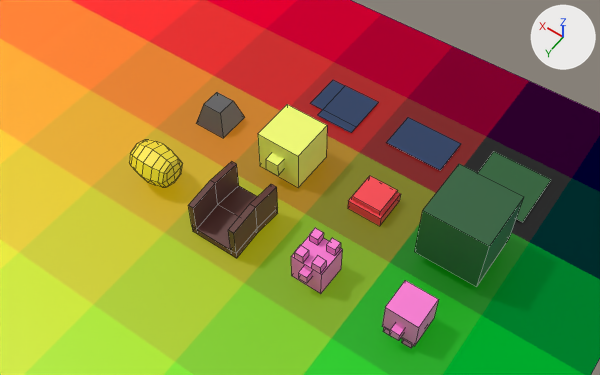
Renders of the Blender file scenes/toxic-assets.blend from each side of a commit.
Camera for both pictures: a camera (50 mm lens) standing at (-4.04, 16.72, 20.36) and looking at (4.57, 4.68, 1.43). Every picture has the same lights, and +X, +Y and +Z are marked at upper right. Mesh edges are drawn as thin lines.

Before the edit, the objects in view are built like this:
```python
me_cube_001 = bpy.data.meshes.new('Cube.001')
me_cube_001.from_pydata(...)  # 8 vertices, 6 faces; spans x -0.571..0.571, y -0.571..0.571, z -0.977..-0.134
me_cube_001.materials.append(mat_vertex_color)
me_cube_006 = bpy.data.meshes.new('Cube.006')
me_cube_006.from_pydata(...)  # 4 vertices, 1 face; spans x -1.0..1.0, y -1.0..1.0, z 0.06
me_cube_006.materials.append(mat_vertex_color)
me_cube_007 = bpy.data.meshes.new('Cube.007')
me_cube_007.from_pydata(...)  # 4 vertices, 1 face; spans x -1.0..1.0, y -0.68..0.68, z 0.06
me_cube_007.materials.append(mat_vertex_color)
me_cube_009 = bpy.data.meshes.new('Cube.009')
me_cube_009.from_pydata(...)  # a box spanning x -0.481..0.542, y -0.497..0.526, z -0.968..0.055; a box spanning x 0.165..0.454, y 0.219..0.508, z 0.027..0.316; a box spanning x 0.165..0.454, y -0.492..-0.203, z 0.034..0.323; a box spanning x -0.421..-0.132, y 0.226..0.515, z 0.027..0.316; a box spanning x -0.421..-0.132, y -0.485..-0.196, z 0.034..0.323; a box spanning x -0.135..0.154, y 0.456..0.745, z -0.443..-0.154
me_cube_009.materials.append(mat_vertex_color)
ob_animal_dead = bpy.data.objects.new('Animal_Dead', me_cube_009)
ob_animal_dead.location = (3.0, 6.0, 0.98)
ob_grass = bpy.data.objects.new('Grass', me_cube_006)
ob_grass.location = (0.0, 0.0, 0.0)
ob_river_straight = bpy.data.objects.new('River_Straight', me_cube_007)
ob_river_straight.location = (3.0, 0.0, 0.0)
ob_rock = bpy.data.objects.new('Rock', me_cube_001)
ob_rock.location = (9.0, 3.0, 0.98)
# also in view: 'Plane' at (10.94, 10.99, 0.0); 'Animal' at (0.0, 6.12, 0.64); 'Barrel' at (9.0, 6.05, 0.78); 'Tree' at (0.0, 3.01, 1.19); 'Player' at (6.0, 3.21, 0.78)
```
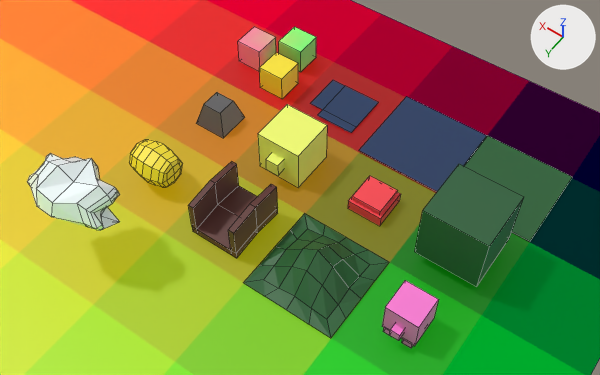
The change in detail:
me_cube_006 has 4 vertices, 1 face and spans x -1.0..1.0, y -1.0..1.0, z 0.06.
me_cube_006 is used by ob_grass; location (0.0, 0.0, 0.0).
Part 1, on me_cube_006:
Vertex 0 of me_cube_006 moves from (1.0, 1.0, 0.06) to (1.5, 1.5, 0.06).
Vertex 1 of me_cube_006 moves from (1.0, -1.0, 0.06) at pixel (493, 151) to (1.5, -1.5, 0.06) at pixel (487, 135).
Vertex 2 of me_cube_006 moves from (-1.0, 1.0, 0.06) at pixel (522, 222) to (-1.5, 1.5, 0.06) at pixel (530, 241).
Vertex 3 of me_cube_006 moves from (-1.0, -1.0, 0.06) at pixel (551, 179) to (-1.5, -1.5, 0.06) at pixel (572, 176).
me_cube_007 has 4 vertices, 1 face and spans x -1.0..1.0, y -0.68..0.68, z 0.06.
me_cube_007 is used by ob_river_straight; location (3.0, 0.0, 0.0).
Part 2, on me_cube_007:
Vertex 0 of me_cube_007 moves from (1.0, 0.68, 0.06) at pixel (386, 142) to (1.53, 1.48, 0.06) at pixel (358, 150).
Vertex 1 of me_cube_007 moves from (1.0, -0.68, 0.06) at pixel (408, 117) to (1.53, -1.48, 0.06) at pixel (406, 96).
Vertex 2 of me_cube_007 moves from (-1.0, 0.68, 0.06) at pixel (440, 170) to (-1.53, 1.48, 0.06).
Vertex 3 of me_cube_007 moves from (-1.0, -0.68, 0.06) at pixel (461, 143) to (-1.53, -1.48, 0.06) at pixel (487, 135).
Mesh me_cube_013 is new.
It has 74 vertices, 72 faces and spans x -1.35..1.43, y -0.96..1.0, z 0.81..2.37.
It uses material mat_vertex_color.
Mesh me_cube_012 is new.
It has 41 vertices, 32 faces and spans x -1.5..1.5, y -1.5..1.5, z 0.06..1.2.
It uses material mat_vertex_color.
Mesh me_cube_011 is new.
It consists of a box spanning x -1.11..-0.18, y 0.12..1.05, z 0.03..0.96; a box spanning x 0.27..1.2, y -0.48..0.45, z 0.03..0.96; a box spanning x -0.86..0.07, y -1.3..-0.37, z 0.03..0.96.
It uses material mat_vertex_color.
Object 'Animal_Dead' (ob_animal_dead) is deleted.
Object 'Cloud' (ob_cloud) is new; it shows me_cube_013.
Its location is (9.0, 8.98, 0.98).
Object 'Hill' (ob_hill) is new; it shows me_cube_012.
Its location is (3.0, 6.03, 0.0).
Object 'Protesters' (ob_protesters) is new; it shows me_cube_011.
Its location is (9.0, 0.0, 0.0).

Pixel boxes (x1, y1, x2, y2) of what changed, in the pictures (600 x 375 px):
'Hill', added
    after: (244, 213, 389, 338)
'River_Straight', reshaped (70% wider, 78% taller)
    before: (386, 117, 461, 170)
    after: (359, 96, 487, 191)
'Cloud', added
    after: (27, 153, 120, 230)
'Grass', reshaped (47% wider, 51% taller)
    before: (478, 152, 551, 222)
    after: (464, 135, 572, 241)
'Protesters', added
    after: (238, 27, 316, 99)
'Animal_Dead', deleted
    before: (291, 228, 343, 294)
